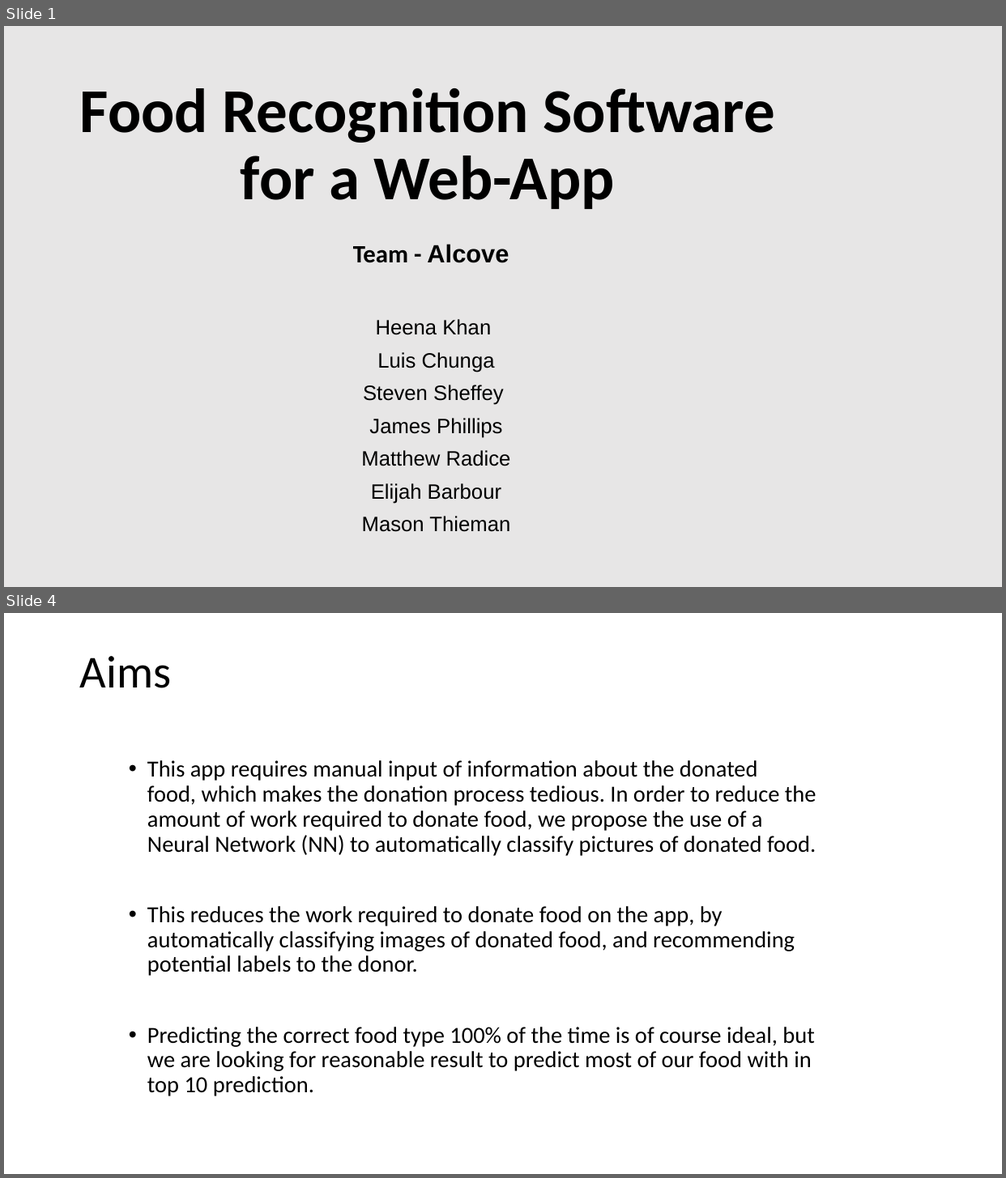
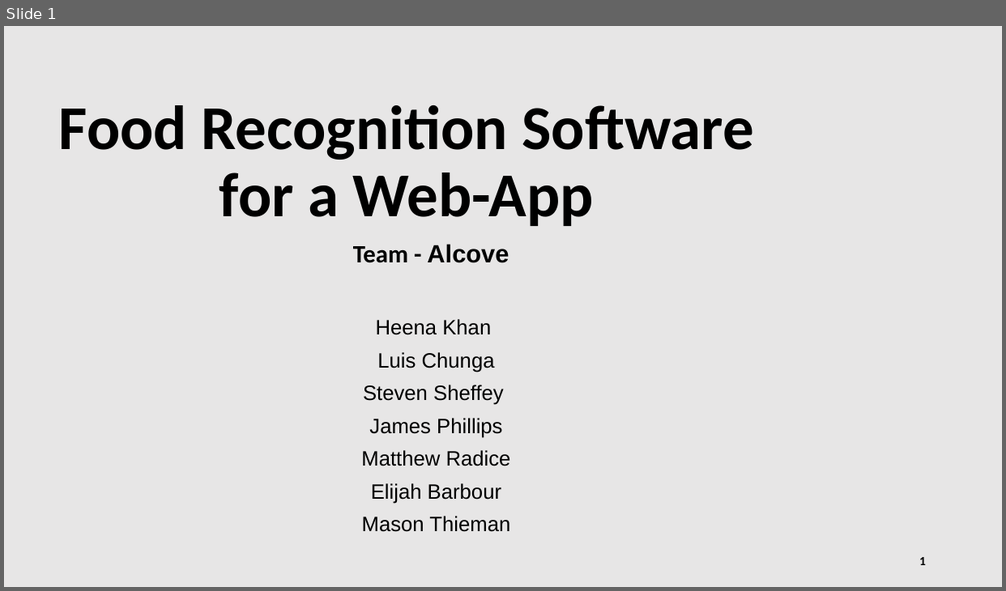
Before and after one commit to Hennakhan/S20-team8-project, a slide deck: Project_Presentation.pptx. Shown one above the other, each under a label of ours: slides 1 and 4 before the commit, slide 1 after it; the slides between them are not shown. The pictures are 1006x1178 and 1006x591 pixels, drawn with LibreOffice and Linux fonts; fonts in the diff are those of the drawing; background and template pictures are left out. Boxes give left, top, right and bottom in pixels: in the first picture for what was removed or moved away, otherwise in the second. Text is boxed around its words. In the diff, an @@ line names an element or a change of style, - is before the commit and + after.

```diff
--- a/Project_Presentation.pptx
+++ b/Project_Presentation.pptx
@@ slide 4 removed at (4, 613, 1002, 1174), background picture (left out) @@
@@ title removed at (80, 656, 172, 688) @@
-Aims
@@ text removed at (147, 760, 816, 1097) @@
-• This app requires manual input of information about the donated food, which makes the donation process tedious. In order to reduce the amount of work required to donate food, we propose the use of a Neural Network (NN) to automatically classify pictures of donated food.
-• This reduces the work required to donate food on the app, by automatically classifying images of donated food, and recommending potential labels to the donor.
-• Predicting the correct food type 100% of the time is of course ideal, but we are looking for reasonable result to predict most of our food with in top 10 prediction.
@@ slide 1 changed as well @@
@@ title "Food Recognition Software for a ...": place and size @@
-title "Food Recognition Software for a ..." at (80, 88, 774, 209)
+title "Food Recognition Software for a ..." at (59, 105, 753, 226)
@@ page number added at (919, 557, 926, 565), 12 pt, text #000000, bold @@
+1
```
Also in this commit, not shown: 9 other slides changed, 5 slides added, 2 other slides removed, 1 other file.
